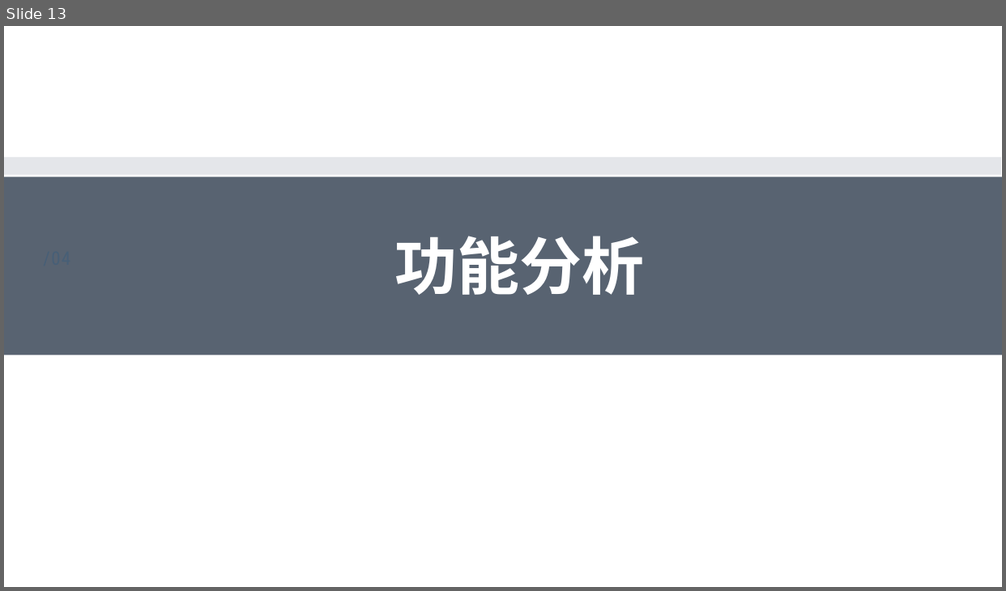
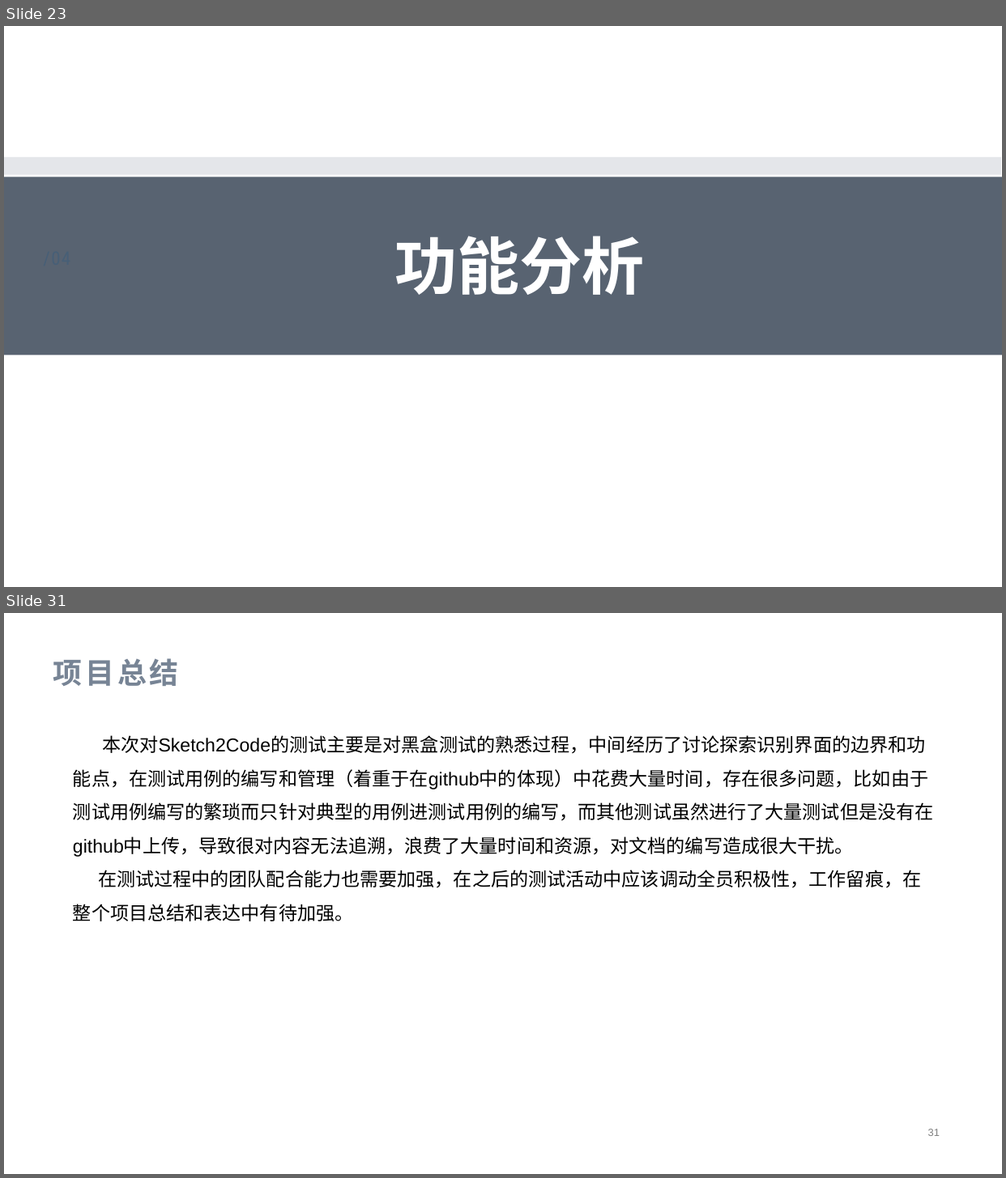
Before and after one commit to MSE-925/Sketch2codeTest, a slide deck: 现代软件工程最终(1).pptx. Shown one above the other, each under a label of ours: slide 13 before the commit, slides 23 and 31 after it; the slides between them are not shown. The pictures are 1006x591 and 1006x1178 pixels, drawn with LibreOffice and Linux fonts; fonts in the diff are those of the drawing; background and template pictures are left out. Boxes give left, top, right and bottom in pixels: in the first picture for what was removed or moved away, otherwise in the second. Text is boxed around its words. In the diff, an @@ line names an element or a change of style, - is before the commit and + after.

```diff
--- a/现代软件工程最终(1).pptx
+++ b/现代软件工程最终(1).pptx
@@ slide 31 added at (4, 613, 1002, 1174), background #FFFFFF @@
@@ title added at (53, 658, 179, 686), 28 pt, text #778495, bold @@
+项目总结
@@ text added at (73, 735, 934, 922), 18 pt, text #000000 @@
+本次对Sketch2Code的测试主要是对黑盒测试的熟悉过程，中间经历了讨论探索识别界面的边界和功
+能点，在测试用例的编写和管理（着重于在github中的体现）中花费大量时间，存在很多问题，比如由于
+测试用例编写的繁琐而只针对典型的用例进测试用例的编写，而其他测试虽然进行了大量测试但是没有在
+github中上传，导致很对内容无法追溯，浪费了大量时间和资源，对文档的编写造成很大干扰。
+在测试过程中的团队配合能力也需要加强，在之后的测试活动中应该调动全员积极性，工作留痕，在
+整个项目总结和表达中有待加强。
@@ page number added at (928, 1129, 940, 1136), 10 pt, text #808080 @@
+31
@@ what was slide 13 is now slide 23 @@
```
Also in this commit, not shown: 6 slides changed, 21 other slides added, 10 slides removed, 1 other file.
